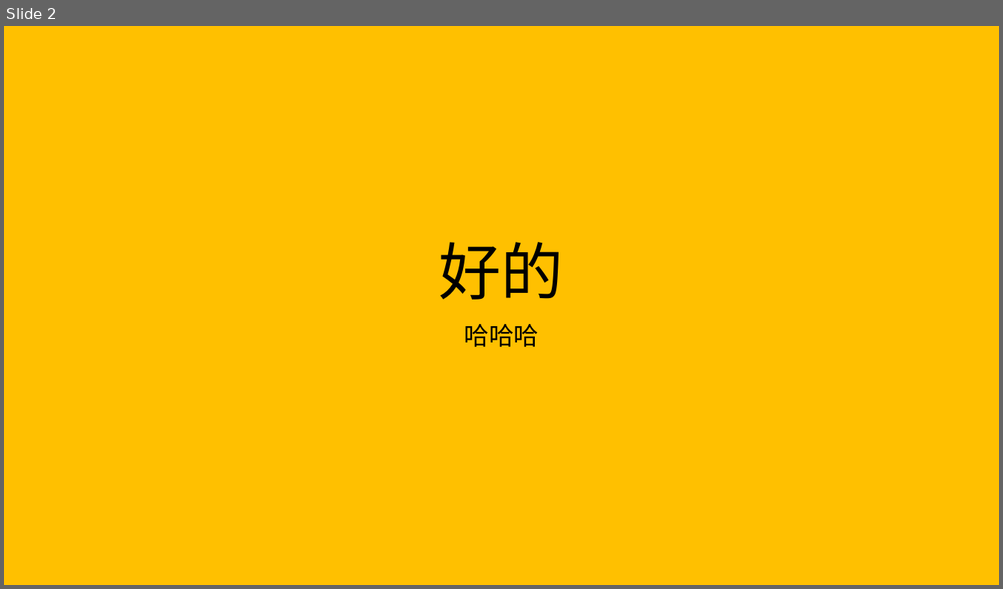
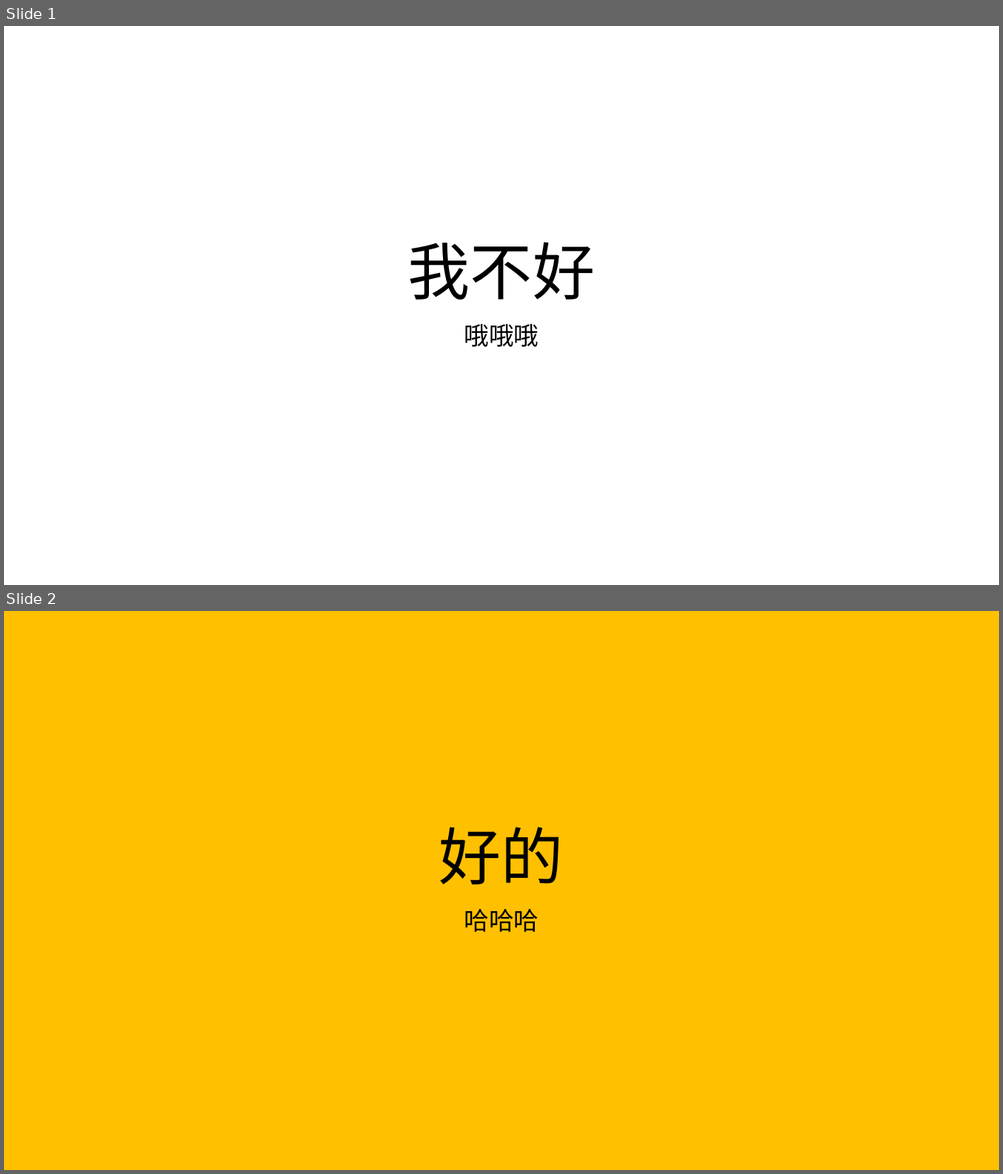
Before and after one commit to ZhangDengfengGit/PPT, a slide deck: 演示文稿1.pptx. Shown one above the other, each under a label of ours: slide 2 before the commit, slides 1 and 2 after it. The pictures are 1003x589 and 1003x1174 pixels, drawn with LibreOffice and Linux fonts; fonts in the diff are those of the drawing. Boxes give left, top, right and bottom in pixels: in the first picture for what was removed or moved away, otherwise in the second. Text is boxed around its words. In the diff, an @@ line names an element or a change of style, - is before the commit and + after.

```diff
--- a/演示文稿1.pptx
+++ b/演示文稿1.pptx
@@ slide 1 added at (x1=4, y1=26, x2=999, y2=585), background #FFFFFF @@
@@ title added at (x1=408, y1=242, x2=595, y2=300), 60 pt, text #000000 @@
+我不好
@@ subtitle added at (x1=464, y1=324, x2=539, y2=347), 24 pt, text #000000 @@
+哦哦哦
```
Also in this commit, not shown: 1 slide removed.
